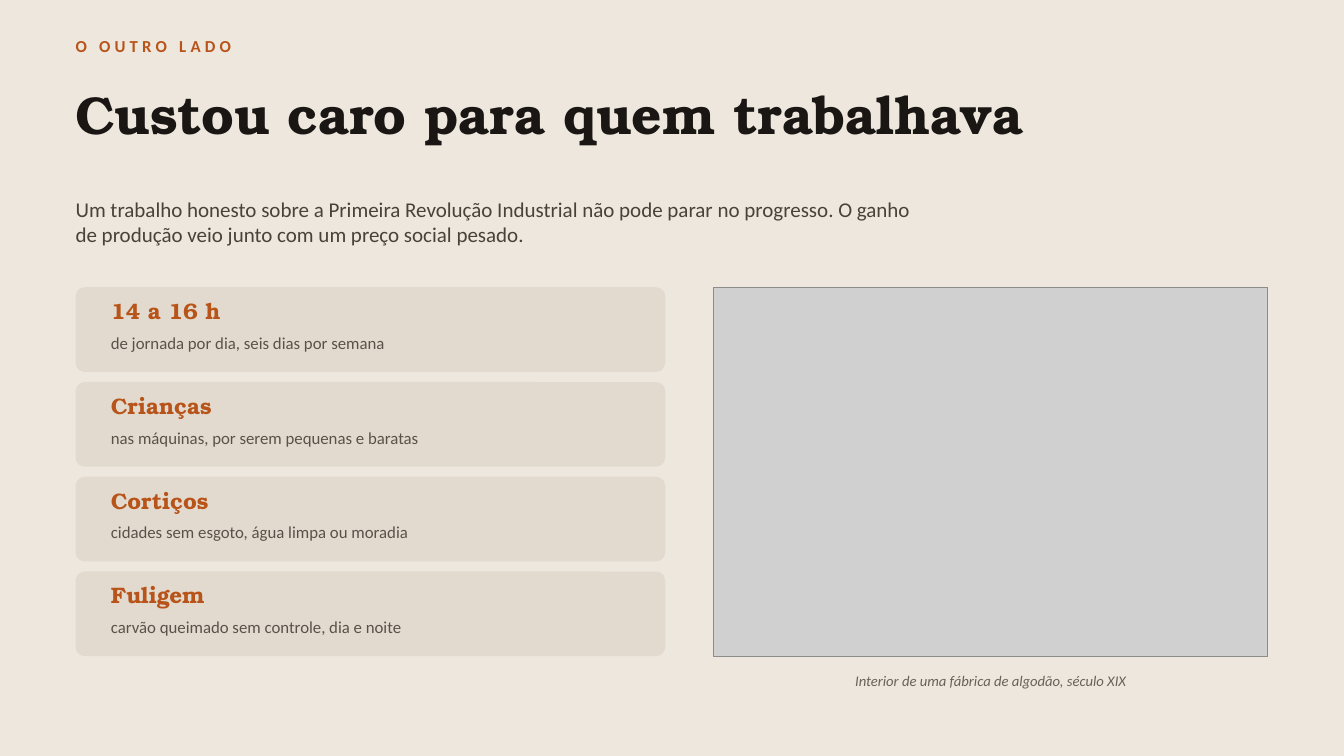
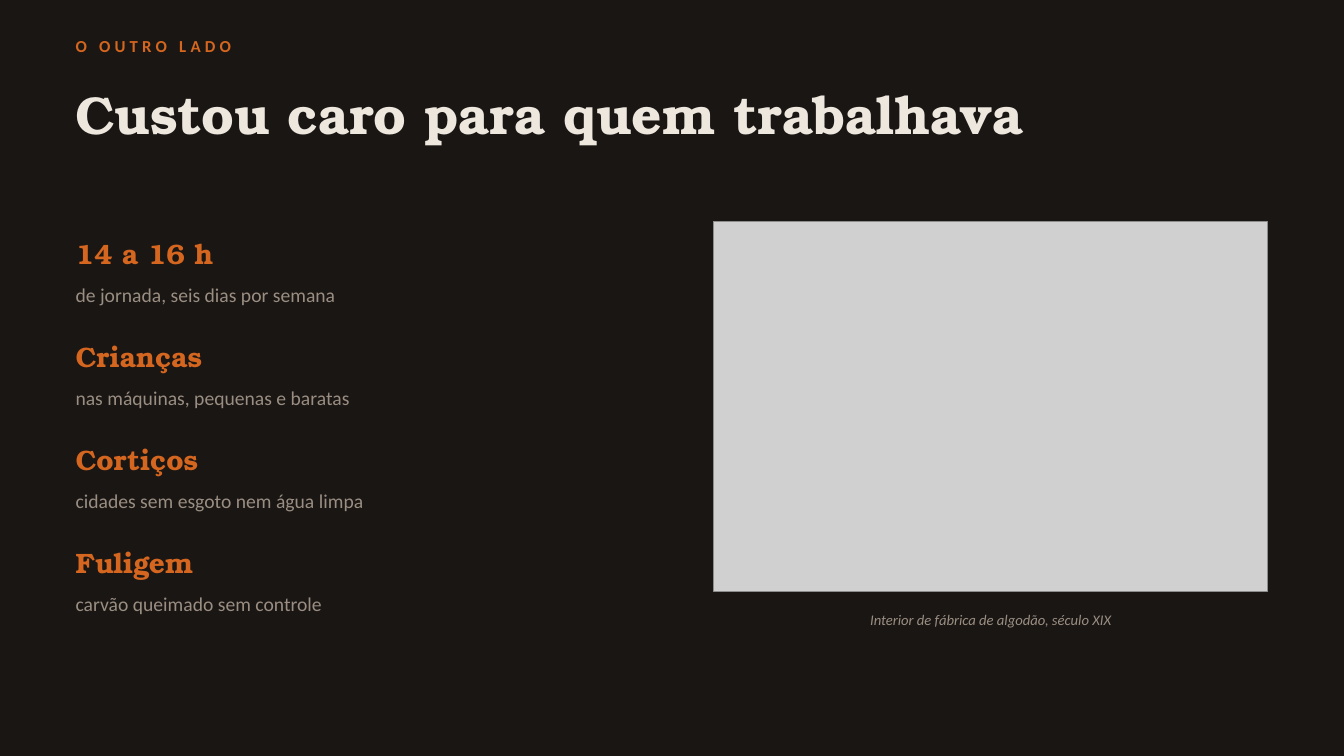
Before and after one commit to guirab734/industry, a slide deck: slide 7 of docs/primeira-revolucao-industrial.pptx (slide 8 before the commit). Drawn at 1344x756 pixels with LibreOffice and Linux fonts; fonts in the diff are those of the drawing; grey boxes stand for pictures. Boxes give left, top, right and bottom in pixels: in the first picture for what was removed or moved away, otherwise in the second. Text is boxed around its words. In the diff, an @@ line names an element or a change of style, - is before the commit and + after.

Commit message:
Slide enxugado para tópicos e com as perguntas do enunciado
Reduz de 12 para 10 slides e corta o texto corrido: cada slide passa a
ter entre 128 e 309 caracteres, contra 600+ antes. O que era parágrafo
virou tópico curto; o que era explicação foi para a nota de orador.

Principais mudanças:
- Capa mantida como estava
- Têxtil e ferrovia viram um slide só, com as duas gravuras lado a lado
- Linha do tempo fica só com ano e nome, sem descrição
- O custo social perde os cartões e vira quatro tópicos ao lado da gravura

As cinco perguntas de discussão que eu havia escrito saem, e entram as
cinco do enunciado, que cobrem as quatro revoluções. As respostas curtas
de cada uma estão na nota de orador desse slide.

```diff
--- a/docs/primeira-revolucao-industrial.pptx
+++ b/docs/primeira-revolucao-industrial.pptx
@@ background #EDE7DE to #1A1614 @@
@@ text "O OUTRO LADO" at box(76, 41, 231, 52): text colour #B85419 to #D4661F @@
@@ text "Custou caro para quem trabalhava" at box(76, 95, 1023, 146): text colour #1A1614 to #EDE7DE @@
@@ text removed at box(76, 202, 910, 246) @@
-Um trabalho honesto sobre a Primeira Revolução Industrial não pode parar no progresso. O ganho de produção veio junto com um preço social pesado.
@@ size 16 to 20 pt, text colour #B85419 to #D4661F in 4 elements at box(76, 551, 194, 580), box(76, 448, 199, 477), box(76, 345, 203, 374), box(76, 243, 213, 265) @@
@@ text "14 a 16 h": place and size @@
-text "14 a 16 h" at box(111, 303, 220, 320)
+text "14 a 16 h" at box(76, 243, 213, 265)
@@ picture: place and size @@
-picture at box(714, 287, 1268, 657)
+picture at box(714, 222, 1268, 592)
@@ text at box(76, 288, 335, 306): text changed; size 12 to 14 pt; text colour #5A514A to #9A8E82 @@
-de jornada por dia, seis dias por semana
+de jornada, seis dias por semana
@@ rounded rectangle removed at box(76, 287, 665, 372) @@
@@ text "Crianças": place and size @@
-text "Crianças" at box(111, 397, 212, 419)
+text "Crianças" at box(76, 345, 203, 374)
@@ rounded rectangle removed at box(76, 382, 665, 467) @@
@@ text at box(76, 391, 350, 408): text changed; size 12 to 14 pt; text colour #5A514A to #9A8E82 @@
-nas máquinas, por serem pequenas e baratas
+nas máquinas, pequenas e baratas
@@ text "Cortiços": place and size @@
-text "Cortiços" at box(111, 492, 209, 514)
+text "Cortiços" at box(76, 448, 199, 477)
@@ rounded rectangle removed at box(76, 477, 665, 562) @@
@@ text at box(76, 494, 363, 512): text changed; size 12 to 14 pt; text colour #5A514A to #9A8E82 @@
-cidades sem esgoto, água limpa ou moradia
+cidades sem esgoto nem água limpa
@@ text "Fuligem": place and size @@
-text "Fuligem" at box(111, 586, 205, 609)
+text "Fuligem" at box(76, 551, 194, 580)
@@ text at box(76, 597, 321, 614): text changed; size 12 to 14 pt; text colour #5A514A to #9A8E82 @@
-carvão queimado sem controle, dia e noite
+carvão queimado sem controle
@@ rounded rectangle removed at box(76, 572, 665, 656) @@
@@ text at box(870, 615, 1111, 628): text changed; text colour #6B615A to #9A8E82 @@
-Interior de uma fábrica de algodão, século XIX
+Interior de fábrica de algodão, século XIX
```
Also in this commit, not shown: 5 other slides changed, 3 slides added, 5 slides removed.
